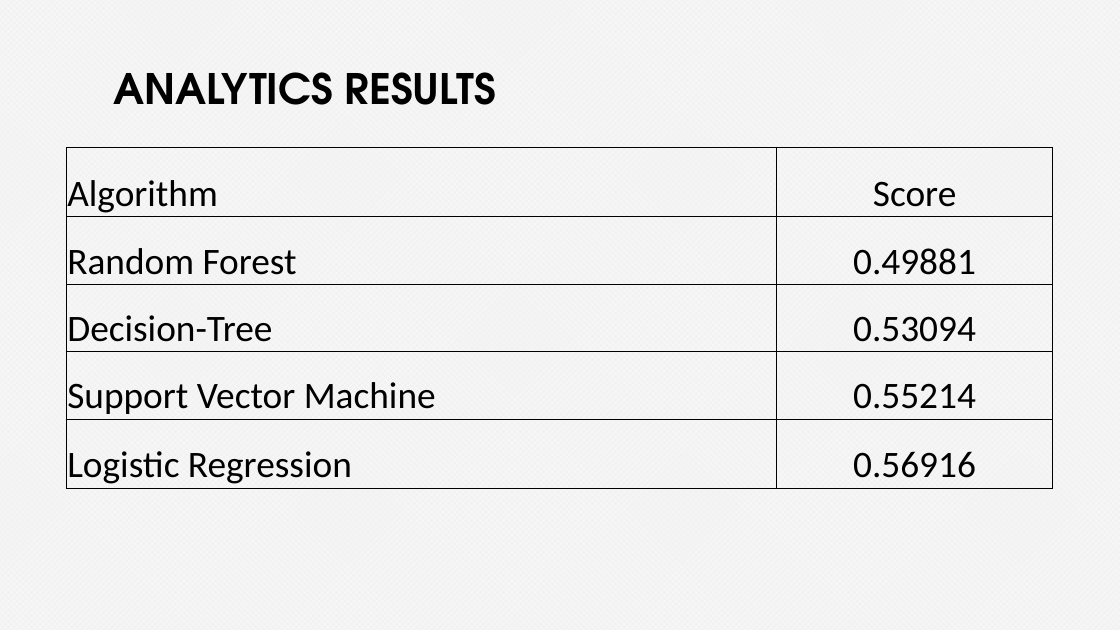
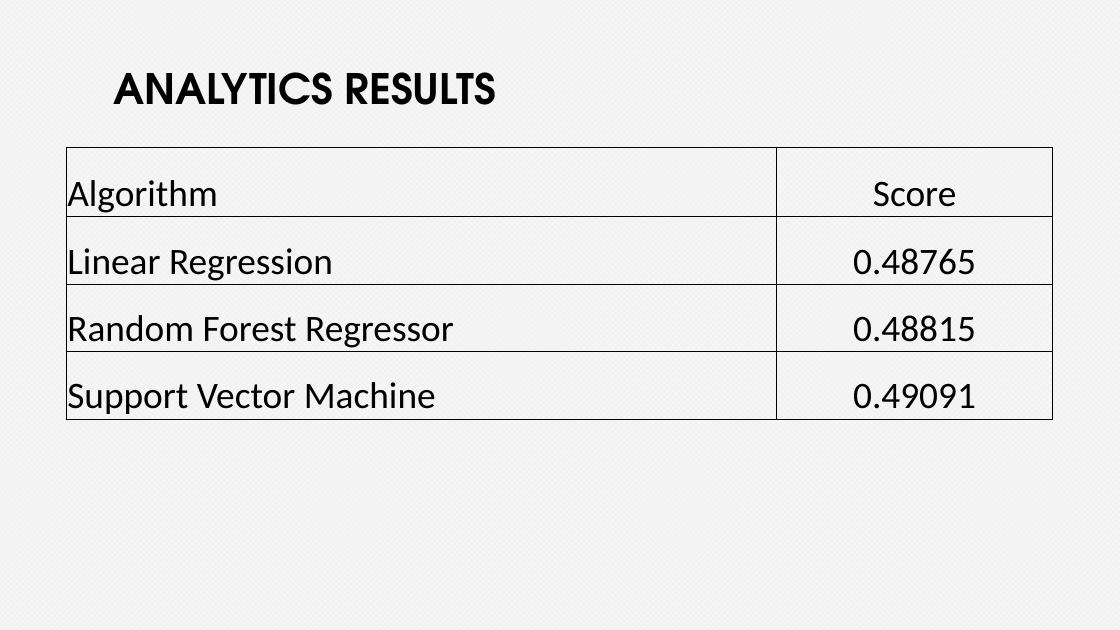
Before and after one commit to Iolaum/Phi1337, a slide deck: slide 8 of Presentation.pptx (slide 7 before the commit). Drawn at 1120x630 pixels with LibreOffice and Linux fonts; fonts in the diff are those of the drawing. Boxes give left, top, right and bottom in pixels: in the first picture for what was removed or moved away, otherwise in the second. Text is boxed around its words. In the diff, an @@ line names an element or a change of style, - is before the commit and + after.

Commit message:
presentation

```diff
--- a/Presentation.pptx
+++ b/Presentation.pptx
@@ table at (66, 148, 1053, 419) @@
-row 2: Random Forest | 0.49881
-row 3: Decision-Tree | 0.53094
-row 4: Support Vector Machine | 0.55214
-row 5: Logistic Regression | 0.56916
+row 2: Linear Regression | 0.48765
+row 3: Random Forest Regressor | 0.48815
+row 4: Support Vector Machine | 0.49091
```
Also in this commit, not shown: 6 other slides changed, 1 slide added.
